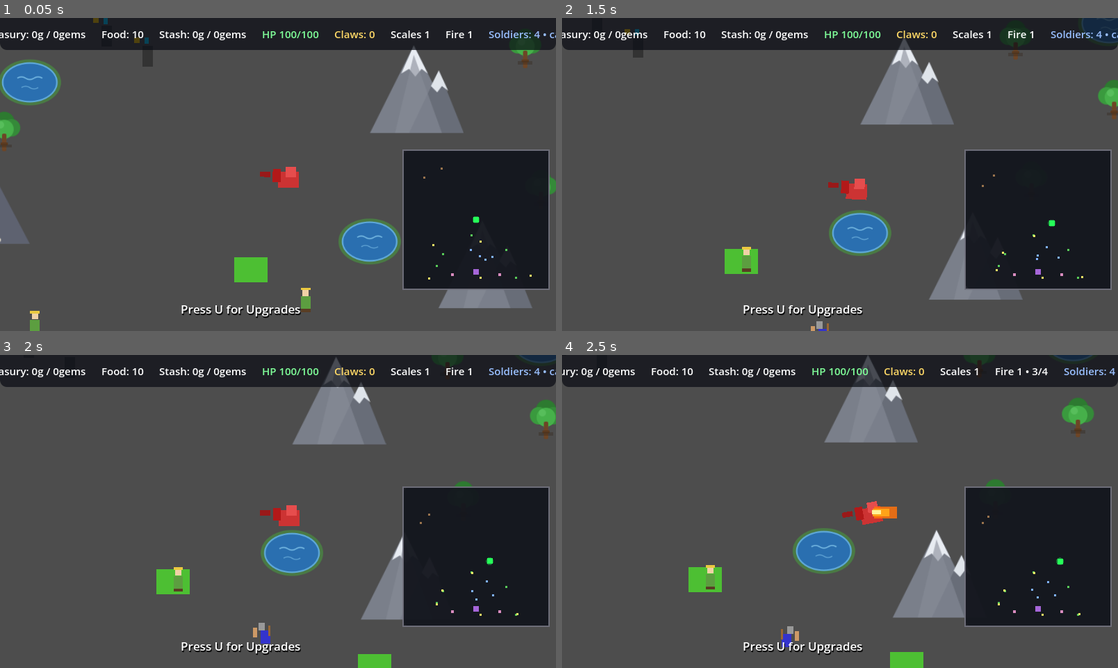
Above: before the commit, frames 1-4 (two rows, left to right).
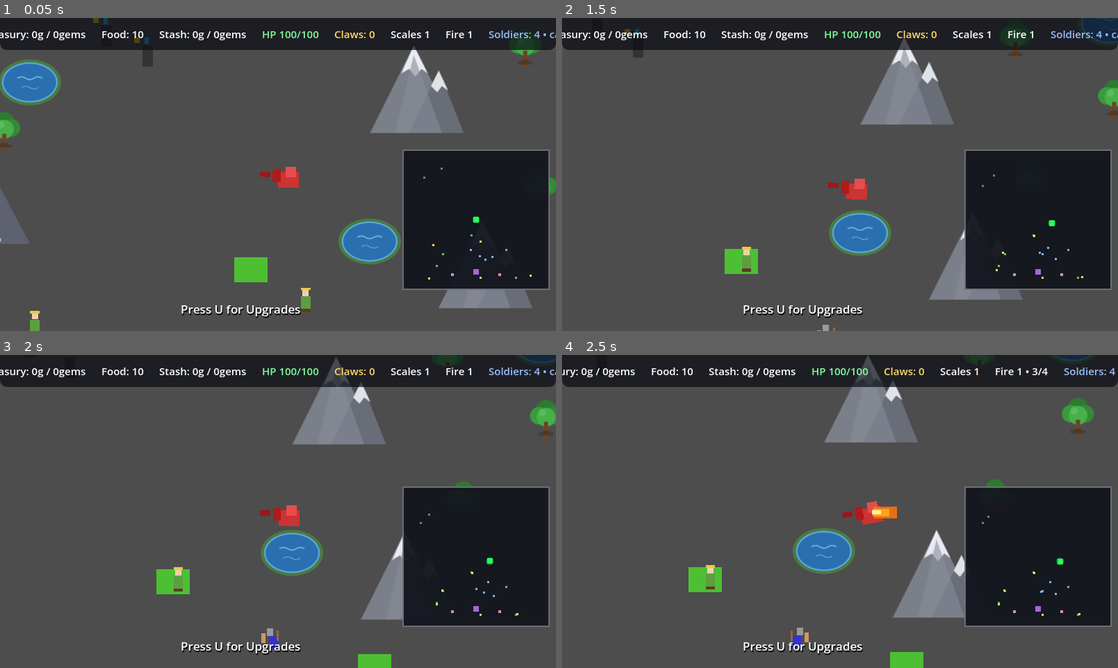
Above: after the commit, the same moments.

Repository: hyperdrive/dragonheart
Game: Godot game, scene res://scenes/main/Main.tscn
The game is run twice, just before and just after one commit, with the same random seed, the same clock (stepped at 60 frames per second) and the same inputs.
Inputs:
- Up to frame 1 (0.05 s): no input
- Up to frame 2 (1.5 s): tap U at 0.5, 1.25 s; hold D (move_right) 0.53-1.28 s; hold E (eat) 0.53-1.28 s; hold S (move_down) from 1.28 s (still down); tap E (eat) at 1.35 s
- Up to frame 3 (2 s): keep holding S (move_down)
- Up to frame 4 (2.5 s): tap U at 2 s; release S (move_down) at 2.03 s; hold D (move_right) from 2.03 s (still down); hold E (eat) from 2.03 s (still down); tap Space (fire) at 2.1 s

Frame 1 is identical in both runs. In frame 2, less than 0.1% of the frame differs, in the area x 44-90%, y 72-100%; in frame 3, 0.2%; in frame 4, 0.2%, in the area x 39-89%, y 72-94%.

Commit message:
Town soldier purchases + pen species pricing + terrain-safe trip goals
User reports: (1) 18 food only respawned 1 cow + 1 pig (pig should cost
10, cow 20); (2) treasury gold never bought soldiers; (3) NPCs still get
stuck despite the StuckMonitor.

Pens: AnimalPen._ready species-prices refills (pig 10 / cow 20) — the
greedy refill loop was already instant, but BOTH pens paid the flat 20
default, so a typical delivery bought nothing.

Soldiers (grilled): supplies stay two-lane — the 8s escalation trickle
continues AND the town spends its treasury: 2 gold = 1 soldier, 1 gem =
2 (gold drains first, protecting gold-only shops; gems pay only when
gold is dry). Drain fires instantly on every miner delivery plus a 1s
heartbeat (spend_treasury on GameManager; _try_buy_soldiers on
WorldManager spawns at the rally ring and feeds the King threshold —
King still at 15 fielded total).

Stuck root causes (forensic probes, 1s×150-240s sampling):
- Soldier patrol/idle/rally targets were bare home±jitter, often inside
  city walls: unreachable goals = 99s+ MOVING grinds the whole ladder
  could not solve. New WorldManager.terrain_free_target() (spawn
  placement rules, 140px city no-go ring) now routes those providers;
  King inherits Soldier's fix.
- Rescue teleports could drop NPCs INSIDE obstacles recreating the
  wedge: landing now searches the NEAREST terrain-free spot to the goal
  (new nearest mode on _terrain_free_position); when no clear spot
  exists near the goal the trip aborts instead.
- FLEEING was outside the movement ladder (one miner fled an entire run
  unseen): the ladder now covers FLEEING too.

Probes: purchases — gold-first drain 5g+2gems→6 soldiers with 1 gold
left; unaffordable treasury stays idle; delivery hook auto-buys;
pig/cow costs 10/20; species-priced greedy refill never overspends.
Stuck: speed-0 farmer rescue teleports 141px from goal (probe); healthy
farmer 15s with zero interventions. 4500-frame regression: zero script
errors, purchases flowed, ZERO StuckMonitor interventions (causes
eliminated rather than constantly remediated). GAME-SPEC §5.6/§6/§9/§10
updated; decision record 2026-11-09-town-purchases-and-stuck-fixes.md.

Diff:
--- a/scripts/main/GameManager.gd
+++ b/scripts/main/GameManager.gd
@@ -226,6 +226,16 @@
 func increment_soldier_count() -> void:
 	soldier_count += 1
 
+## Town spending (soldier purchases, 2026-11-09): pays out of the treasury
+## pool — the same pool miner deliveries fill. Returns false when it
+## can't afford it; callers loop to drain.
+func spend_treasury(res_type: String, amount: int) -> bool:
+	if not treasury.has(res_type) or treasury[res_type] < amount:
+		return false
+	treasury[res_type] -= amount
+	treasury_changed.emit(res_type, treasury[res_type])
+	return true
+
 func start_boss_battle(king) -> void:
 	king_spawned = true
 	boss_battle_started.emit(king)
--- a/scripts/main/WorldManager.gd
+++ b/scripts/main/WorldManager.gd
@@ -179,6 +179,14 @@
 	_stuck_timer.autostart = true
 	_stuck_timer.timeout.connect(_audit_npc_stuck)
 	add_child(_stuck_timer)
+
+	# Treasury spend heartbeat (2026-11-09): soldiers bought between
+	# deliveries too, so miner money is never parked.
+	_purchase_timer = Timer.new()
+	_purchase_timer.wait_time = soldier_purchase_interval
+	_purchase_timer.autostart = true
+	_purchase_timer.timeout.connect(_try_buy_soldiers)
+	add_child(_purchase_timer)
 
 
 # --- StuckMonitor (2026-11-09) ------------------------------------------------
@@ -263,9 +271,15 @@
 		record["hold_fired"] = true
 		_rescue_npc(npc, record, "activity-stall", now)
 		return
-	# Alarm 1: movement-stall ladder (MOVING only).
+	# Alarm 1: movement-stall ladder (MOVING and FLEEING — a flee wedged
+	# against terrain never self-arrives and the tree's own detours may
+	# orbit; 2026-11-09 forensic: one miner crossed the whole run fleeing
+	# unpinned terrain with zero monitor coverage).
+	var stalling_states: Array = [
+		BehaviorTree.State.MOVING, BehaviorTree.State.FLEEING]
 	var stall_ms: int = now - int(record.get("last_progress_ms", now))
-	if bt.state != BehaviorTree.State.MOVING or stall_ms < int(detour_after_sec * 1000.0):
+	if not stalling_states.has(bt.state) \
+			or stall_ms < int(detour_after_sec * 1000.0):
 		return
 	if stall_ms >= int(teleport_after_sec * 1000.0):
 		_rescue_npc(npc, record, "move-stall", now)
@@ -296,7 +310,18 @@
 		return
 	var goal: Vector2 = activity.target
 	var offset := Vector2(randf_range(-35.0, 35.0), randf_range(-35.0, 35.0))
-	npc.global_position = _clamp_to_interior(goal + offset, 30.0)
+	# 2026-11-09 fix: the teleport spot must be TERRAIN-CLEAR — a rescue that
+	# drops an NPC inside a city wall recreates the wedge it was healing.
+	var spot := _terrain_free_position(goal + offset, 30.0, [], 90.0, true)
+	if spot == Vector2.INF:
+		# Nowhere safe near the goal: the target is effectively unreachable —
+		# abort the trip instead (fresh re-pick beats a wall-drop).
+		bt.force_repick()
+		restart_clock.call()
+		print("StuckMonitor: %s aborted %s trip — rescue spot blocked (%s #%d)" % [
+			npc.name, npc.npc_type, reason, rescues])
+		return
+	npc.global_position = spot
 	npc.velocity = Vector2.ZERO
 	restart_clock.call()
 	print("StuckMonitor: %s teleported near its %s goal %s (%s, rescue #%d)" % [
@@ -396,9 +421,12 @@
 ## Every candidate is clamped into the interior band minus self_radius —
 ## large attempt-based jitter (up to ±276px) can otherwise escape the band.
 func _terrain_free_position(anchor: Vector2, self_radius: float,
-	protected := [] as Array, protected_margin := 90.0) -> Vector2:
+	protected := [] as Array, protected_margin := 90.0,
+	nearest := false) -> Vector2:
 	var rng := RandomNumberGenerator.new()
 	rng.randomize()
+	var best := Vector2.INF
+	var best_dist := INF
 	for attempt in 24:
 		var candidate := _clamp_to_interior(anchor + Vector2(
 			rng.randf_range(-1.0, 1.0), rng.randf_range(-1.0, 1.0)
@@ -421,13 +449,32 @@
 					< protected_margin + float(spot.get("pad", 0.0)):
 				clear = false
 				break
-		if clear:
+		if not clear:
+			continue
+		if not nearest:
 			return candidate
-	return Vector2.INF
+		var dist := candidate.distance_to(anchor)
+		if dist < best_dist:
+			best_dist = dist
+			best = candidate
+	return best
 
 
 func _clear_position(anchor: Vector2, spread: float) -> Vector2:
 	return anchor + Vector2(randf_range(-spread, spread), randf_range(-spread, spread))
+
+
+## PUBLIC terrain-safe target for NPC target providers (2026-11-09): NPCs may
+## only TRIP toward spots that can actually be stood on — inside a city wall
+## or a pen footprint the raycast detours never converge (forensic finding:
+## soldiers ground to a halt in MOVING for 99s+ with goals inside the city).
+## Tries a jitter search (same rules as spawn placement), falls back to the
+## interior-clamped anchor itself.
+func terrain_free_target(anchor: Vector2, self_radius: float) -> Vector2:
+	var spot := _terrain_free_position(
+		_clear_position(anchor, self_radius), self_radius)
+	return _clamp_to_interior(anchor, self_radius) if spot == Vector2.INF \
+		else spot
 
 
 # --- spawn plumbing ---------------------------------------------------------
@@ -580,15 +627,51 @@
 
 # --- escalation --------------------------------------------------------------
 
+## The King arrives once the town has fielded king_threshold soldiers in
+## total (initial + timer trickle + treasury purchases) — decision
+## 2026-11-09 keeps the same threshold for the new purchase model.
+func _escalation_soldier_spawned() -> void:
+	soldiers_spawned += 1
+	if game_manager != null:
+		game_manager.increment_soldier_count()
+	if soldiers_spawned >= king_threshold:
+		spawn_king()
 
 func _on_escalation_tick() -> void:
 	if king_spawned or game_manager == null:
 		return
 	spawn_entity(ESCALATING, 1, rally_point, 90.0)
-	soldiers_spawned += 1
-	game_manager.increment_soldier_count()
-	if soldiers_spawned >= king_threshold:
-		spawn_king()
+	_escalation_soldier_spawned()
+
+
+# --- treasury soldier purchases (2026-11-09) ----------------------------------
+
+## One soldier per 2 gold OR 2 soldiers per 1 gem — user spec, gold spent
+## first so gold-only shop stock (Brute Force) stays meaningful. The town
+## drains the treasury continuously: every miner delivery plus a 1s spend
+## heartbeat. The 8s escalation timer still runs as the bare trickle.
+@export_group("SoldierPurchases")
+@export var soldier_gold_cost: int = 2
+@export var soldiers_per_gem: int = 2
+@export var soldier_purchase_interval: float = 1.0
+
+var _purchase_timer: Timer
+
+func _try_buy_soldiers() -> void:
+	if king_spawned or game_manager == null or game_manager.run_finished:
+		return
+	var bought := 0
+	while game_manager.spend_treasury("gold", soldier_gold_cost):
+		bought += 1
+	while game_manager.spend_treasury("gems", 1):
+		bought += soldiers_per_gem
+	if bought == 0:
+		return
+	spawn_entity("soldier", bought, rally_point, 90.0)
+	for i in bought:
+		_escalation_soldier_spawned()
+	print("Town bought %d soldiers with treasury funds (%d fielded total)" % [
+		bought, soldiers_spawned])
 
 
 ## The final boss arrives at the city; defeating him ends the run.
@@ -628,6 +711,9 @@
 	# 2026-11-08) — gold literally makes the farm belt come back.
 	if res_type == "gold":
 		_regrow_fields_on_gold()
+	# Treasury just grew — the town spends soldier money immediately
+	# (rule 2026-11-09: "always try to buy while there is gold").
+	_try_buy_soldiers()
 
 ## One STUBBLE field per gold delivery (fields in the RP order they appear
 ## in the group; the rest keep waiting on the fund).
--- a/scripts/npcs/Soldier.gd
+++ b/scripts/npcs/Soldier.gd
@@ -95,17 +95,28 @@
 	var world := _world_manager()
 	if world == null:
 		return BehaviorTree.TARGET_NONE
-	var jitter := Vector2(randf_range(-50, 50), randf_range(-50, 50))
-	return world.rally_point + jitter
+	var anchor := world.rally_point + Vector2(randf_range(-50, 50), randf_range(-50, 50))
+	return world.terrain_free_target(anchor, 24.0)
 
 func _complete_rally() -> void:
 	pass  # arrival is the point; WorldManager counts heads at the gate
 
+## Patrol targets are terrain-cleared (2026-11-09): unpinned goals used to
+## land inside city walls — unreachable trips the whole remediation ladder
+## could never fix (soldiers grinding in MOVING for minutes).
 func _pick_patrol_target() -> Vector2:
-	return home_position + Vector2(randf_range(-200, 200), randf_range(-200, 200))
+	var anchor := home_position + Vector2(randf_range(-200, 200), randf_range(-200, 200))
+	return _cleared_trip_target(anchor, 24.0)
 
 func _pick_idle_target() -> Vector2:
-	return home_position + Vector2(randf_range(-40, 40), randf_range(-40, 40))
+	var anchor := home_position + Vector2(randf_range(-40, 40), randf_range(-40, 40))
+	return _cleared_trip_target(anchor, 20.0)
+
+## Shared: route the anchor through the world's footprint rules so no trip
+## goal is ever inside a registered obstacle (or the interior band edge).
+func _cleared_trip_target(anchor: Vector2, radius: float) -> Vector2:
+	var world := _world_manager()
+	return world.terrain_free_target(anchor, radius) if world != null else anchor
 
 ## Soldiers spot the dragon → alarm (swarm sighting), plus contact DPS on the
 ## dragon. Burning status (catch_fire/_tick_burning) is inherited from BaseNPC.
--- a/scripts/props/AnimalPen.gd
+++ b/scripts/props/AnimalPen.gd
@@ -17,7 +17,9 @@
 @export var pen_radius: float = 80.0
 @export var max_animals: int = 4
 ## Food the town pays to fill one empty slot (paid by WorldManager on farm
-## harvests).
+## harvests). Species-priced in _ready per user spec 2026-11-09:
+## pigs are cheap stock (10 food), cows are prized stock (20 food).
+## NOTE: set in code, so inspector values are intentionally recomputed.
 @export var refill_cost: int = 20
 ## Slot offsets for sprite layout (used if the scene has fewer than
 ## max_animals sprite children).
@@ -28,6 +30,9 @@
 var _animals: Array[Sprite2D] = []
 
 func _ready() -> void:
+	# Species pricing (2026-11-09): 10 food buys a pig, 20 a cow. Computed
+	# here so both pen scenes share one rule without per-scene edits.
+	refill_cost = 10 if animal_name == "pig" else 20
 	# Existing Sprite2D children in the pen scene are slot 0..n. Slots beyond
 	# that (up to max_animals) are created hidden; a live sprite from the
 	# scene supplies the texture/scale.
Not shown, changed: docs/GAME-SPEC.md
Not shown, added: docs/decisions/2026-11-09-town-purchases-and-stuck-fixes.md
